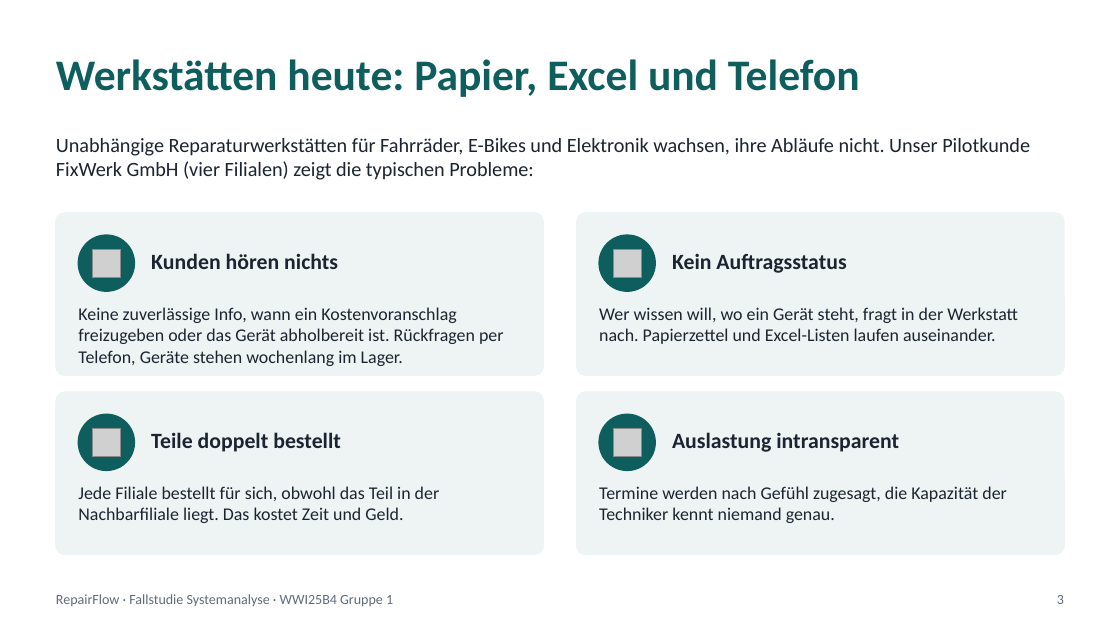
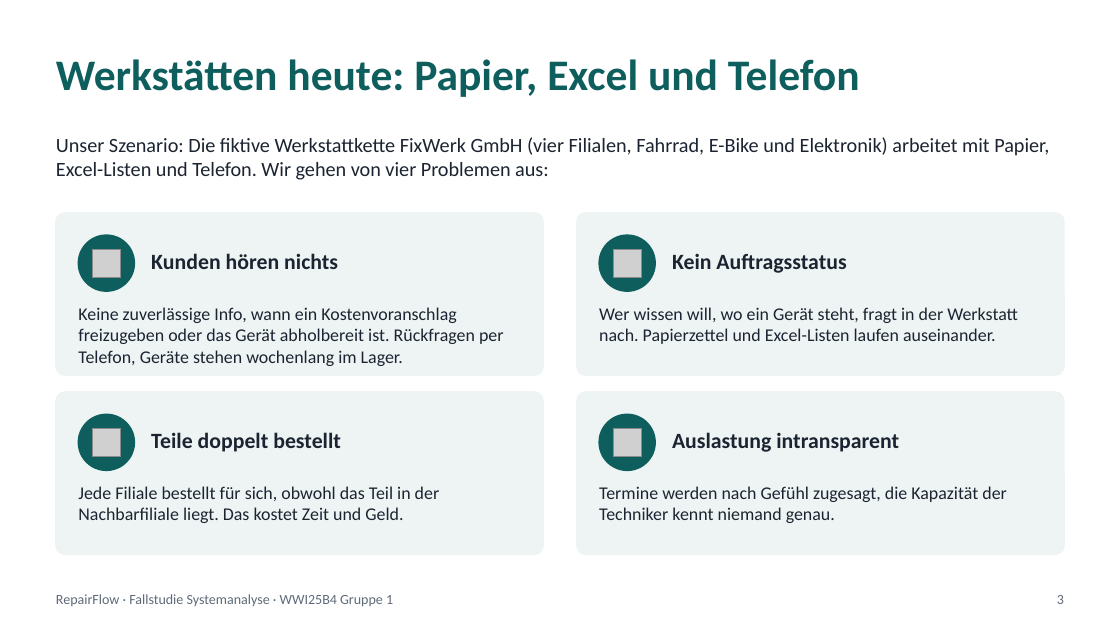
Before and after one commit to jakobschwan123-cmd/casestudy-semester-3, a slide deck: slide 3 of praesi/Abschlusspraesentation.pptx. Drawn at 1120x630 pixels with LibreOffice and Linux fonts; fonts in the diff are those of the drawing; grey boxes stand for pictures. Boxes give left, top, right and bottom in pixels: in the first picture for what was removed or moved away, otherwise in the second. Text is boxed around its words. In the diff, an @@ line names an element or a change of style, - is before the commit and + after.

```diff
--- a/praesi/Abschlusspraesentation.pptx
+++ b/praesi/Abschlusspraesentation.pptx
@@ text at <box>56,137,1049,180</box>: text changed @@
-Unabhängige Reparaturwerkstätten für Fahrräder, E-Bikes und Elektronik wachsen, ihre Abläufe nicht. Unser Pilotkunde FixWerk GmbH (vier Filialen) zeigt die typischen Probleme:
+Unser Szenario: Die fiktive Werkstattkette FixWerk GmbH (vier Filialen, Fahrrad, E-Bike und Elektronik) arbeitet mit Papier, Excel-Listen und Telefon. Wir gehen von vier Problemen aus:
```
Also in this commit, not shown: 3 other slides changed, 19 other files.
